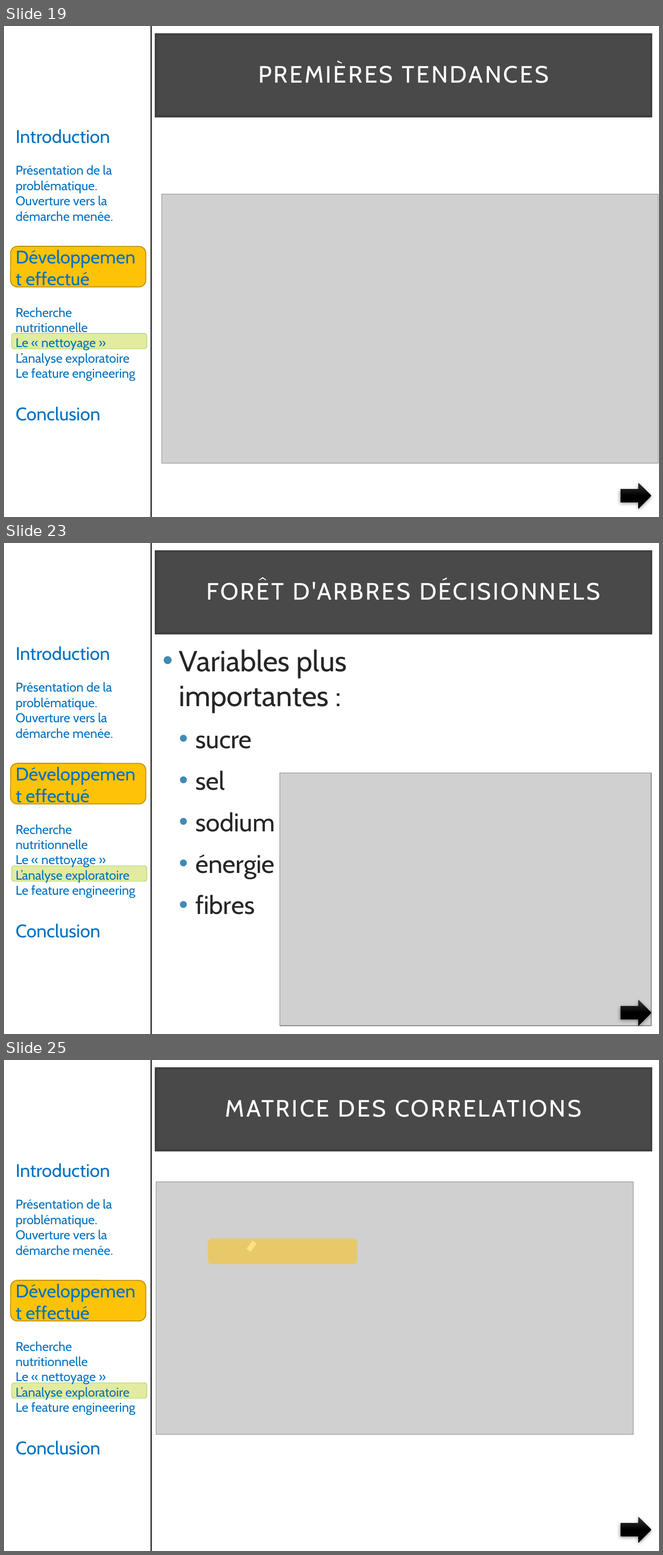
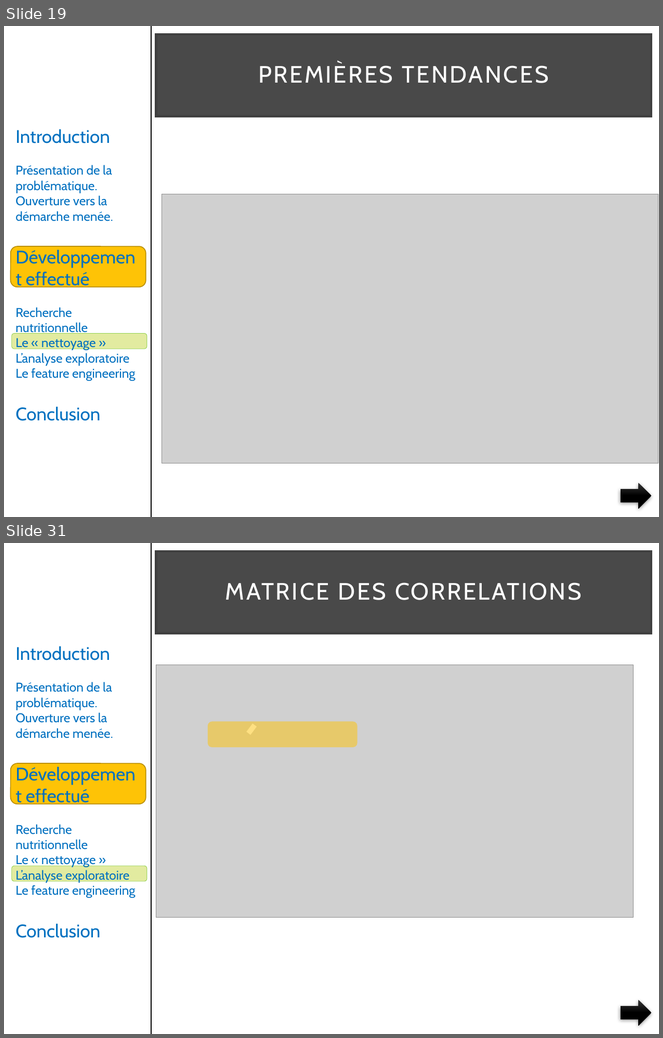
Before and after one commit to pfroide/python, a slide deck: Projet_2/presentation_v4.pptx. Shown one above the other, each under a label of ours: slides 19, 23 and 25 before the commit, slides 19 and 31 after it; the slides between them are not shown. The pictures are 663x1555 and 663x1038 pixels, drawn with LibreOffice and Linux fonts; fonts in the diff are those of the drawing; grey boxes stand for pictures. Boxes give left, top, right and bottom in pixels: in the first picture for what was removed or moved away, otherwise in the second. Text is boxed around its words. In the diff, an @@ line names an element or a change of style, - is before the commit and + after.

```diff
--- a/Projet_2/presentation_v4.pptx
+++ b/Projet_2/presentation_v4.pptx
@@ slide 23 removed at bbox=[4, 543, 659, 1034], background #FFFFFF; not listed: 4 template elements that a slide beside it also shows @@
@@ title removed at bbox=[156, 551, 651, 633] @@
-FORÊT D'ARBRES DÉCISIONNELS
@@ text removed at bbox=[179, 650, 347, 915] @@
-• Variables plus importantes :
-  • sucre
-  • sel
-  • sodium
-  • énergie
-  • fibres
@@ picture removed at bbox=[280, 773, 651, 1026] @@
@@ right arrow removed at bbox=[621, 1000, 651, 1026] @@
@@ what was slide 25 is now slide 31 @@
```
Also in this commit, not shown: 5 slides changed, 9 slides added, 2 other slides removed.
